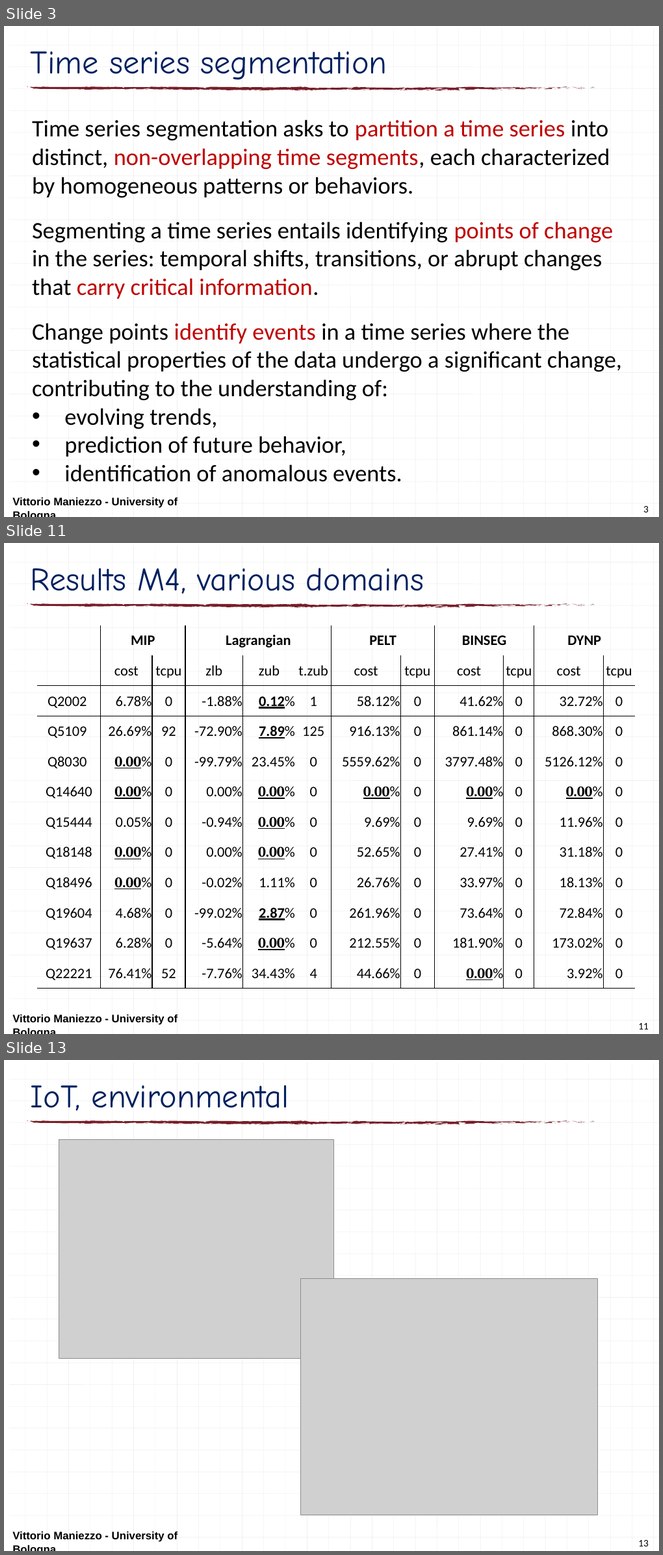
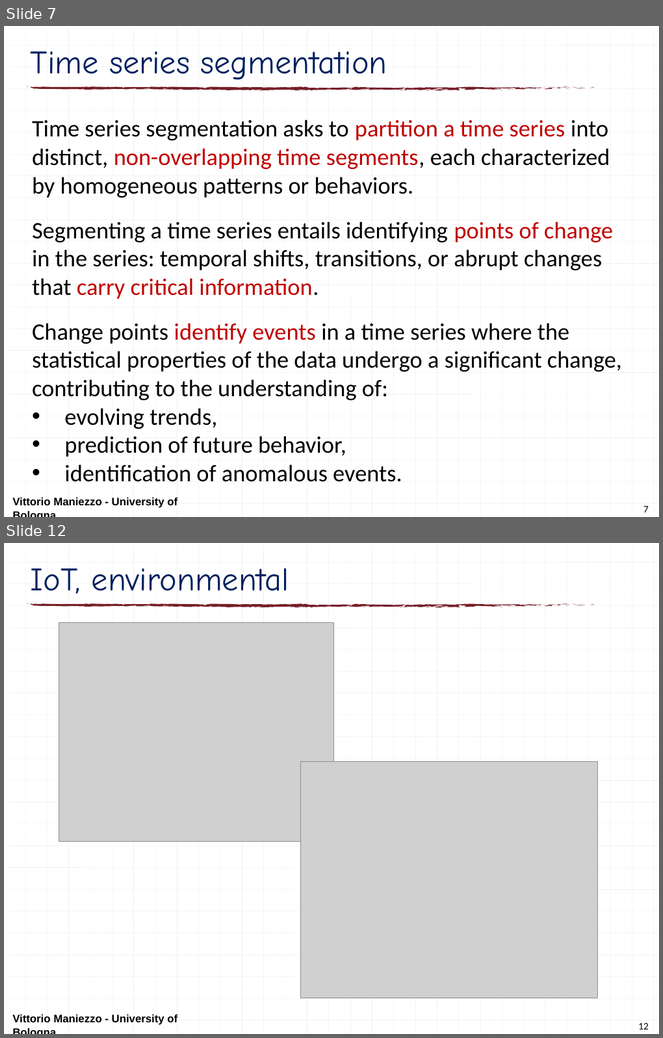
Before and after one commit to maniezzo/segmentation, a slide deck: doc/LION25_F&B/F&Bsegmentation.pptx. Shown one above the other, each under a label of ours: slides 3, 11 and 13 before the commit, slides 7 and 12 after it; the slides between them are not shown. The pictures are 663x1555 and 663x1038 pixels, drawn with LibreOffice and Linux fonts; fonts in the diff are those of the drawing; grey boxes stand for pictures. Boxes give left, top, right and bottom in pixels: in the first picture for what was removed or moved away, otherwise in the second. Text is boxed around its words. In the diff, an @@ line names an element or a change of style, - is before the commit and + after.

```diff
--- a/doc/LION25_F&B/F&Bsegmentation.pptx
+++ b/doc/LION25_F&B/F&Bsegmentation.pptx
@@ slide 11 removed at (x1=4, y1=543, x2=659, y2=1034), background #FFFFFF; not listed: 126 template elements that a slide beside it also shows @@
@@ title removed at (x1=31, y1=568, x2=424, y2=594) @@
-Results M4, various domains
@@ table removed at (x1=37, y1=626, x2=637, y2=989), 12 rows, 12 columns @@
- | MIP |  | Lagrangian |  |  | PELT |  | BINSEG |  | DYNP | 
- | cost | tcpu | zlb | zub | t.zub | cost | tcpu | cost | tcpu | cost | tcpu
-Q2002 | 6.78% | 0 | -1.88% | 0.12% | 1 | 58.12% | 0 | 41.62% | 0 | 32.72% | 0
-Q5109 | 26.69% | 92 | -72.90% | 7.89% | 125 | 916.13% | 0 | 861.14% | 0 | 868.30% | 0
-Q8030 | 0.00% | 0 | -99.79% | 23.45% | 0 | 5559.62% | 0 | 3797.48% | 0 | 5126.12% | 0
-Q14640 | 0.00% | 0 | 0.00% | 0.00% | 0 | 0.00% | 0 | 0.00% | 0 | 0.00% | 0
-Q15444 | 0.05% | 0 | -0.94% | 0.00% | 0 | 9.69% | 0 | 9.69% | 0 | 11.96% | 0
-Q18148 | 0.00% | 0 | 0.00% | 0.00% | 0 | 52.65% | 0 | 27.41% | 0 | 31.18% | 0
-Q18496 | 0.00% | 0 | -0.02% | 1.11% | 0 | 26.76% | 0 | 33.97% | 0 | 18.13% | 0
-Q19604 | 4.68% | 0 | -99.02% | 2.87% | 0 | 261.96% | 0 | 73.64% | 0 | 72.84% | 0
-Q19637 | 6.28% | 0 | -5.64% | 0.00% | 0 | 212.55% | 0 | 181.90% | 0 | 173.02% | 0
-Q22221 | 76.41% | 52 | -7.76% | 34.43% | 4 | 44.66% | 0 | 0.00% | 0 | 3.92% | 0
@@ text removed at (x1=12, y1=1015, x2=178, y2=1025) @@
-Vittorio Maniezzo - University of Bologna
@@ page number removed at (x1=638, y1=1023, x2=649, y2=1030) @@
-11
@@ what was slide 3 is now slide 7 @@
@@ page number at (x1=644, y1=506, x2=649, y2=513): text changed @@
-3
+7
@@ what was slide 13 is now slide 12 @@
@@ page number at (x1=638, y1=1023, x2=649, y2=1030): text changed @@
-13
+12
```
Also in this commit, not shown: 2 slides changed, 5 slides added, 6 other slides removed.
